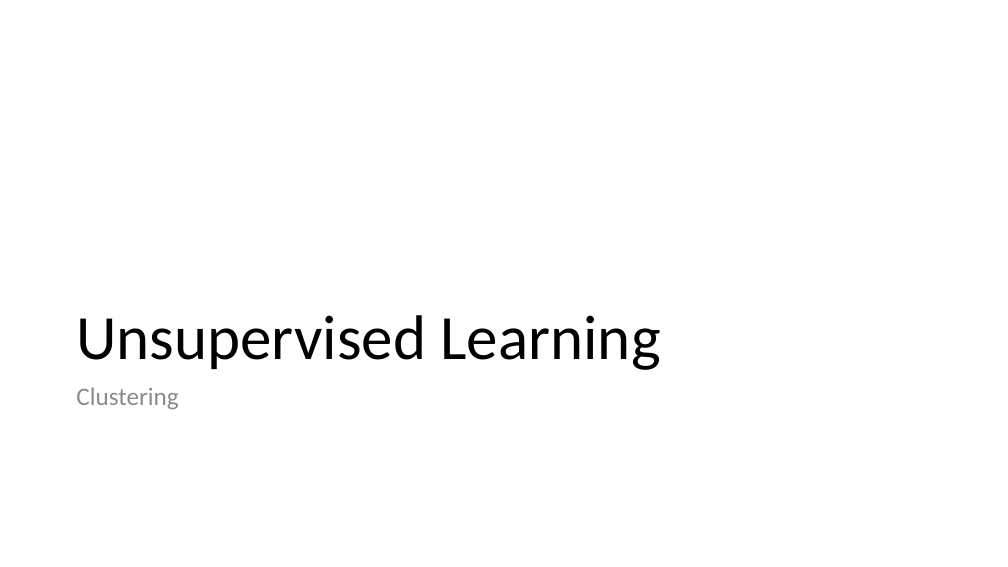
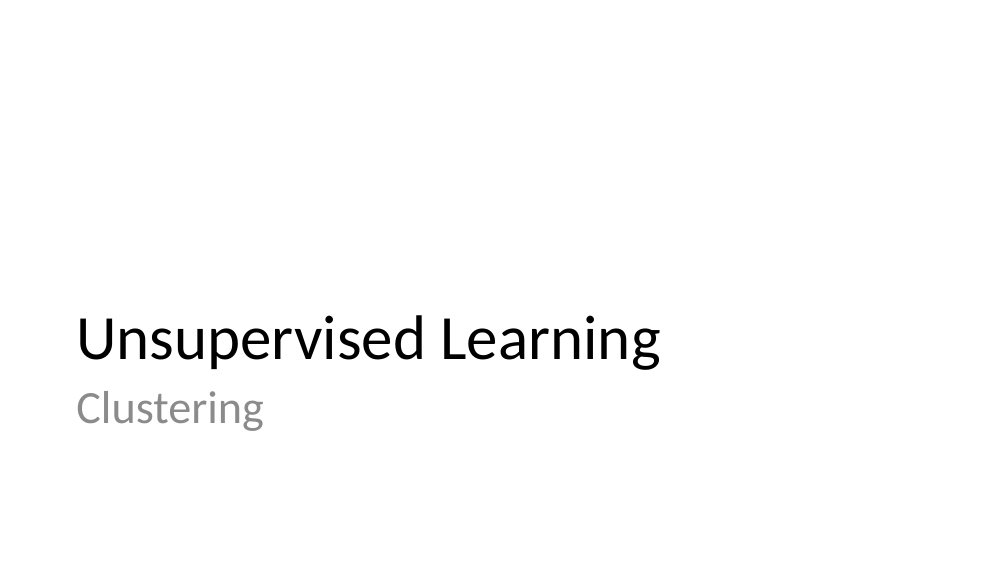
Before and after one commit to msfasha/A0597203-AI_Business_Applications, a slide deck: slide 20 of Part 2 - Introduction to Machine Learning/Introduction to Machine Learning.pptx (slide 18 before the commit). Drawn at 1008x567 pixels with LibreOffice and Linux fonts; fonts in the diff are those of the drawing. Boxes give left, top, right and bottom in pixels: in the first picture for what was removed or moved away, otherwise in the second. Text is boxed around its words. In the diff, an @@ line names an element or a change of style, - is before the commit and + after.

```diff
--- a/Part 2 - Introduction to Machine Learning/Introduction to Machine Learning.pptx
+++ b/Part 2 - Introduction to Machine Learning/Introduction to Machine Learning.pptx
@@ text "Clustering" at [76,391,264,431]: size 24 to 44 pt @@
```
Also in this commit, not shown: 2 other slides changed, 3 slides added, 1 slide removed, 9 other files.
